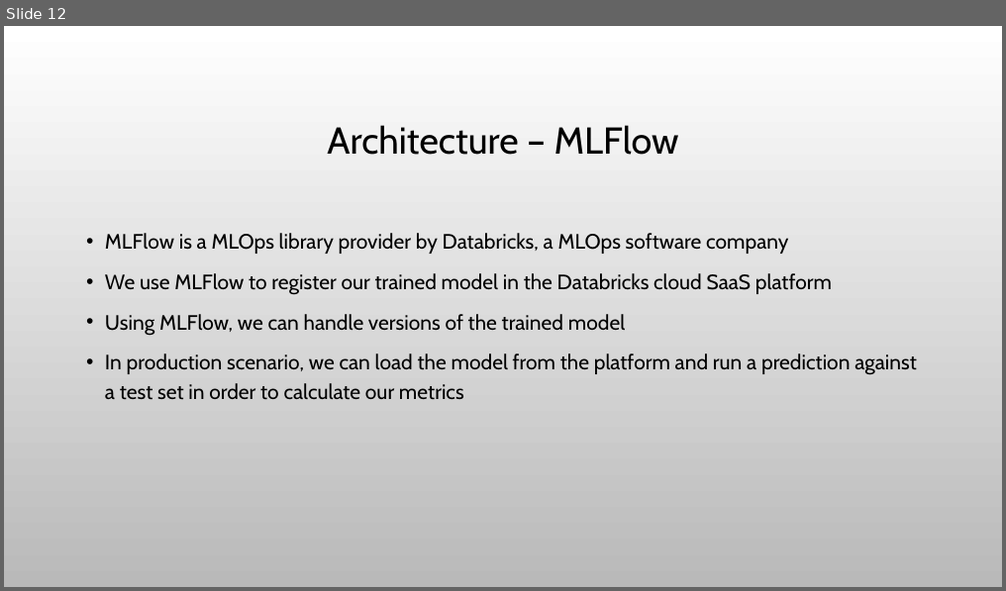
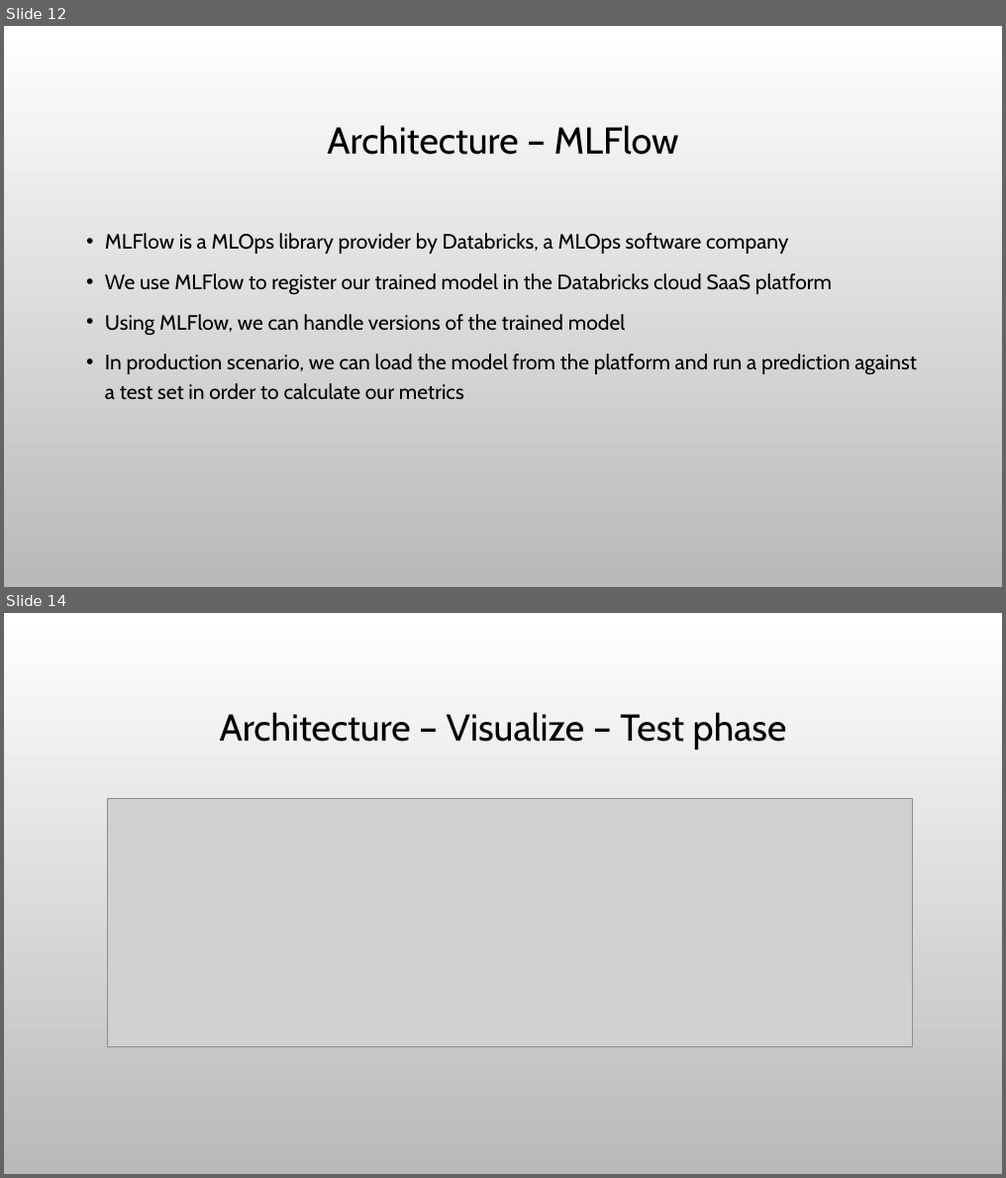
Before and after one commit to stavco9/mlops-final-project, a slide deck: docs/MLOps Final Project.pptx. Shown one above the other, each under a label of ours: slide 12 before the commit, slides 12 and 14 after it; the slides between them are not shown. The pictures are 1006x591 and 1006x1178 pixels, drawn with LibreOffice and Linux fonts; fonts in the diff are those of the drawing; grey boxes stand for pictures; background and template pictures are left out. Boxes give left, top, right and bottom in pixels: in the first picture for what was removed or moved away, otherwise in the second. Text is boxed around its words. In the diff, an @@ line names an element or a change of style, - is before the commit and + after.

```diff
--- a/docs/MLOps Final Project.pptx
+++ b/docs/MLOps Final Project.pptx
@@ slide 14 added at (4,613,1002,1174), background picture (left out) @@
@@ title added at (220,712,787,750), 36 pt, text #000000 @@
+Architecture – Visualize – Test phase
@@ picture added at (108,799,912,1048) @@
```
Also in this commit, not shown: 1 other slide added.
